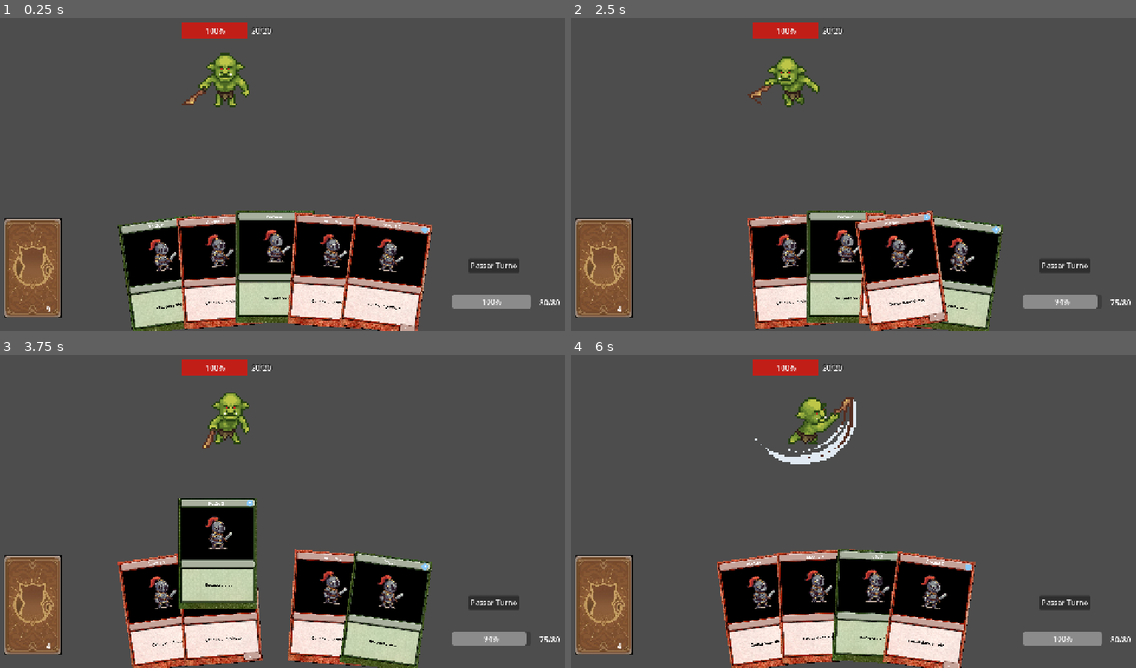
Above: before the commit, frames 1-4 (two rows, left to right).
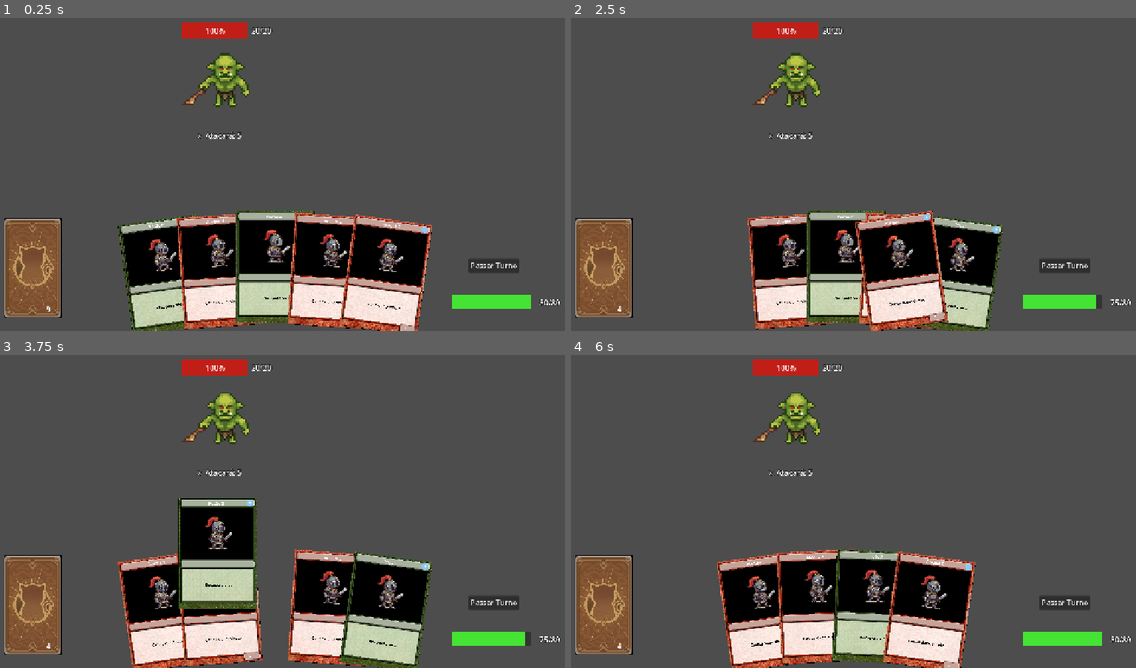
Above: after the commit, the same moments.

Repository: kaio358/ProjetoDeckBuilder
Game: Godot game, scene res://cenas/fases/fasePadrao.tscn
The game is run twice, just before and just after one commit, with the same random seed, the same clock (stepped at 60 frames per second) and the same inputs. This scene is started directly instead of the project's main scene.
Inputs (mouse positions are in pixels of both pictures, inside the frame that each line leads up to):
- Up to frame 1 (0.25 s): no input
- Up to frame 2 (2.5 s): click "Passar Turno" at 0.5 s; move the mouse to (983, 149) at 1.27 s; click (983, 149) at 1.42 s; drag from (734, 274) to (898, 271) at 2.02 s
- Up to frame 3 (3.75 s): move the mouse to (220, 608) at 2.77 s; click (220, 608) at 2.92 s; drag from (276, 605) to (101, 452) at 3.52 s
- Up to frame 4 (6 s): drag from (898, 608) to (881, 502) at 4.27 s; drag from (955, 611) to (797, 423) at 5.02 s; move the mouse to (881, 502) at 5.77 s; click (881, 502) at 5.92 s

The runs differ from the first frame. In frame 1, 0.8% of the frame differs, in the area x 35-100%, y 36-93%; in frame 2, 1.8%; in frame 3, 1.6%; in frame 4, 2.7%, in the area x 32-100%, y 12-93%.

Commit message:
Pequenas atualizacoes

Diff:
--- a/cenas/fases/fasePadrao.tscn
+++ b/cenas/fases/fasePadrao.tscn
@@ -9,6 +9,12 @@
 [ext_resource type="PackedScene" uid="uid://skrvko6rydxt" path="res://cenas/deck/deck.tscn" id="6_ufo4b"]
 [ext_resource type="PackedScene" uid="uid://b23n620hxyt7" path="res://cenas/cartas/cardPadraoMagia.tscn" id="7_eke0r"]
 [ext_resource type="PackedScene" uid="uid://dlvpr4aiv5846" path="res://cenas/inimigos/inimigo_padrao.tscn" id="8_leek5"]
+
+[sub_resource type="StyleBoxFlat" id="StyleBoxFlat_t4gaf"]
+bg_color = Color(0.2, 0.2, 0.2, 1)
+
+[sub_resource type="StyleBoxFlat" id="StyleBoxFlat_lxext"]
+bg_color = Color(0.26666668, 0.8901961, 0.20392157, 1)
 
 [node name="FasePadrao" type="Node2D" unique_id=544651884]
 script = ExtResource("1_p2ek7")
@@ -36,6 +42,9 @@
 offset_left = -97.0
 offset_right = 74.0
 offset_bottom = 31.0
+theme_override_styles/background = SubResource("StyleBoxFlat_t4gaf")
+theme_override_styles/fill = SubResource("StyleBoxFlat_lxext")
+show_percentage = false
 
 [node name="TextoVidaJogador" type="Label" parent="BattleUI/InterfaceVidaJogador" unique_id=1222691924]
 layout_mode = 0
@@ -43,6 +52,8 @@
 offset_top = -7.0
 offset_right = 142.0
 offset_bottom = 42.0
+theme_override_colors/font_outline_color = Color(0, 0, 0, 1)
+theme_override_constants/outline_size = 4
 text = "50/50
 "
 horizontal_alignment = 1
--- a/cenas/inimigos/inimigo_padrao.tscn
+++ b/cenas/inimigos/inimigo_padrao.tscn
@@ -79,7 +79,7 @@
 "duration": 1.0,
 "texture": SubResource("AtlasTexture_mhaha")
 }],
-"loop": 1,
+"loop": 0,
 "name": &"atacando",
 "speed": 5.0
 }, {
@@ -116,9 +116,8 @@
 [node name="ArteInimigo" type="AnimatedSprite2D" parent="." unique_id=694541629]
 scale = Vector2(4, 4)
 sprite_frames = SubResource("SpriteFrames_7n77a")
-animation = &"idle"
+animation = &"atacando"
 autoplay = "idle"
-frame_progress = 0.16427992
 
 [node name="AreaAlvo" type="Area2D" parent="." unique_id=230891548 groups=["inimigo"]]
 scale = Vector2(4, 4)
@@ -151,3 +150,12 @@
 theme_override_styles/fill = SubResource("StyleBoxFlat_7mqdf")
 max_value = 20.0
 step = 1.0
+
+[node name="DisplayIntencao" type="Label" parent="." unique_id=6291630]
+offset_left = -64.0
+offset_top = 91.0
+offset_right = -24.0
+offset_bottom = 114.0
+theme_override_colors/font_outline_color = Color(0, 0, 0, 1)
+theme_override_constants/outline_size = 4
+text = "teste"
--- a/scripts/fase/gerenciador_turno.gd
+++ b/scripts/fase/gerenciador_turno.gd
@@ -81,6 +81,9 @@
 
 			# Pausa dramática de 1 segundo para o jogador ver a animação
 			await get_tree().create_timer(1.0).timeout
+			# Após atacar o inimigo planeja na sua próximo turno
+			if inimigo.has_method("planejarProximoTurno"):
+				inimigo.planejarProximoTurno()
 
 	# Após todos os inimigos atacarem, passa a vez de volta para o jogador
 	iniciarTurnoJogador()
--- a/scripts/inimigos/inimigo_padrao.gd
+++ b/scripts/inimigos/inimigo_padrao.gd
@@ -3,11 +3,13 @@
 
 @export var vidaMaxima: int = 20
 var vidaAtual: int
+var proximoDano: int = 5 # O dano que ele planeja causar
 
 # Referências aos nós filhos
 @onready var arteInimigo: AnimatedSprite2D = $ArteInimigo
 @onready var labelVida: Label = $InterfaceVida/TextoVida
 @onready var barraVida: ProgressBar = $InterfaceVida/BarraVida
+@onready var displayIntencao: Label = $DisplayIntencao
 
 func _ready() -> void:
 	vidaAtual = vidaMaxima
@@ -18,6 +20,8 @@
 
 	# Conecta o sinal para saber quando a animação de ataque termina
 	arteInimigo.animation_finished.connect(_onAnimacaoTerminou)
+	# O inimigo já "pensa" no que vai fazer logo que nasce!
+	planejarProximoTurno()
 
 func atualizarInterfaceVida() -> void:
 	if labelVida != null:
@@ -26,6 +30,15 @@
 	if barraVida != null:
 		barraVida.max_value = vidaMaxima
 		barraVida.value = vidaAtual
+
+func planejarProximoTurno() -> void:
+	# No futuro, podemos usar 'match' aqui para ele escolher aleatoriamente entre atacar, defender ou buffar
+	proximoDano = 5
+
+	if displayIntencao != null:
+		# Usa um emoji e o número de dano para o jogador saber
+		displayIntencao.text = "⚔️ Atacará: " + str(proximoDano)
+		displayIntencao.show() # Garante que está visível
 
 # === FUNÇÃO QUE A CARTA DE ATAQUE VAI CHAMAR ===
 func receberDano(dano: int) -> void:
@@ -46,7 +59,7 @@
 	arteInimigo.play("atacando")
 
 	# Aplica o dano diretamente no gerenciador global de dados do jogador
-	DadosJogador.receberDano(5) # teste 5 de dano
+	DadosJogador.receberDano(proximoDano)
 
 func _onAnimacaoTerminou() -> void:
 	# Se ele terminou de atacar, volta a ficar parado
